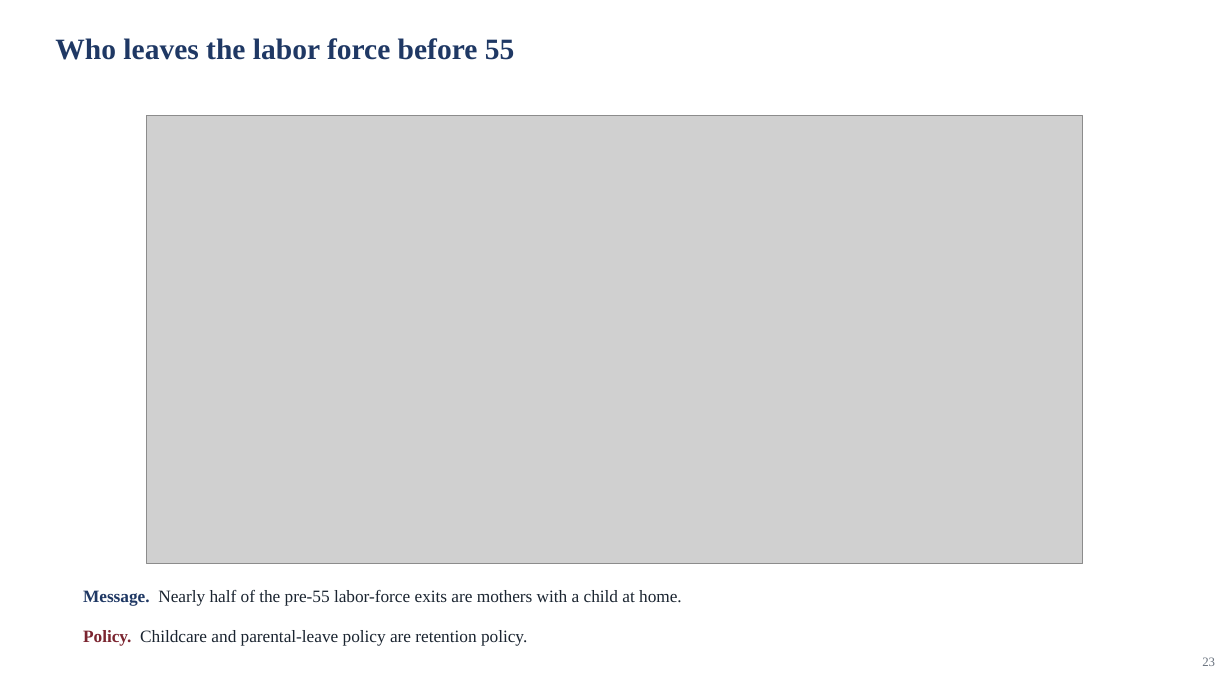
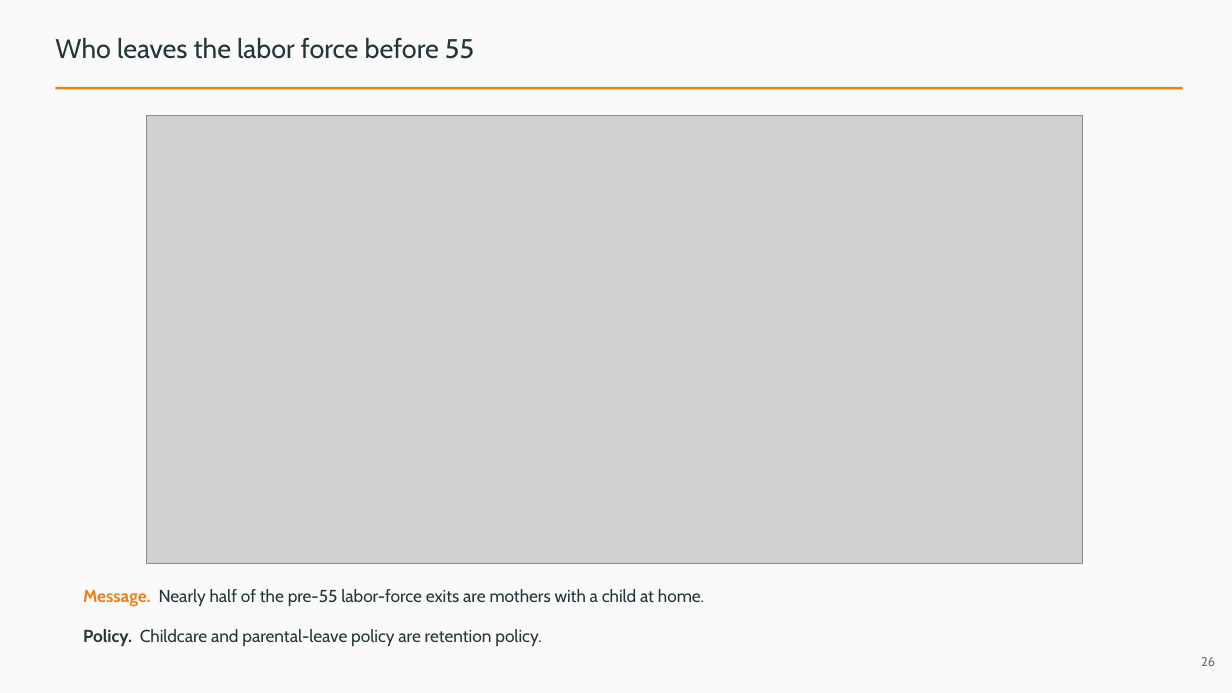
Before and after one commit to jedr1-ship-it/Alternative-Pathways----Quant, a slide deck: slide 26 of report/data_cluster/Proyect_US_cluster.pptx (slide 23 before the commit). Drawn at 1232x693 pixels with LibreOffice and Linux fonts; fonts in the diff are those of the drawing; grey boxes stand for pictures. Boxes give left, top, right and bottom in pixels: in the first picture for what was removed or moved away, otherwise in the second. Text is boxed around its words. In the diff, an @@ line names an element or a change of style, - is before the commit and + after.

```diff
--- a/report/data_cluster/Proyect_US_cluster.pptx
+++ b/report/data_cluster/Proyect_US_cluster.pptx
@@ background #FFFFFF to #FAFAFA @@
@@ text "Who leaves the labor force ..." at bbox=[55, 37, 474, 59]: size 23 to 21 pt, font Times New Roman to Cabin, text colour #1F3864 to #23373B, bold off @@
@@ rectangle added at bbox=[55, 87, 1183, 90], fill #EB811B @@
@@ text "Message. Nearly half of the ..." at bbox=[83, 589, 704, 606]: font Times New Roman to Cabin; text colour #1F3864 to #EB811B in "Message."; text colour #1A2430 to #23373B in "Nearly half of the pre-55 labor-force exits ..." @@
@@ text "Policy. Childcare and parental-leave policy ..." at bbox=[83, 629, 541, 646]: font Times New Roman to Cabin; text colour #7B2530 to #23373B in "Policy."; text colour #1A2430 to #23373B in "Childcare and parental-leave policy are retention policy." @@
@@ text at bbox=[1201, 657, 1215, 666]: text changed; font Times New Roman to Cabin @@
-23
+26
```
Also in this commit, not shown: 36 other slides changed, 5 slides added, 2 slides removed, 3 other files.
